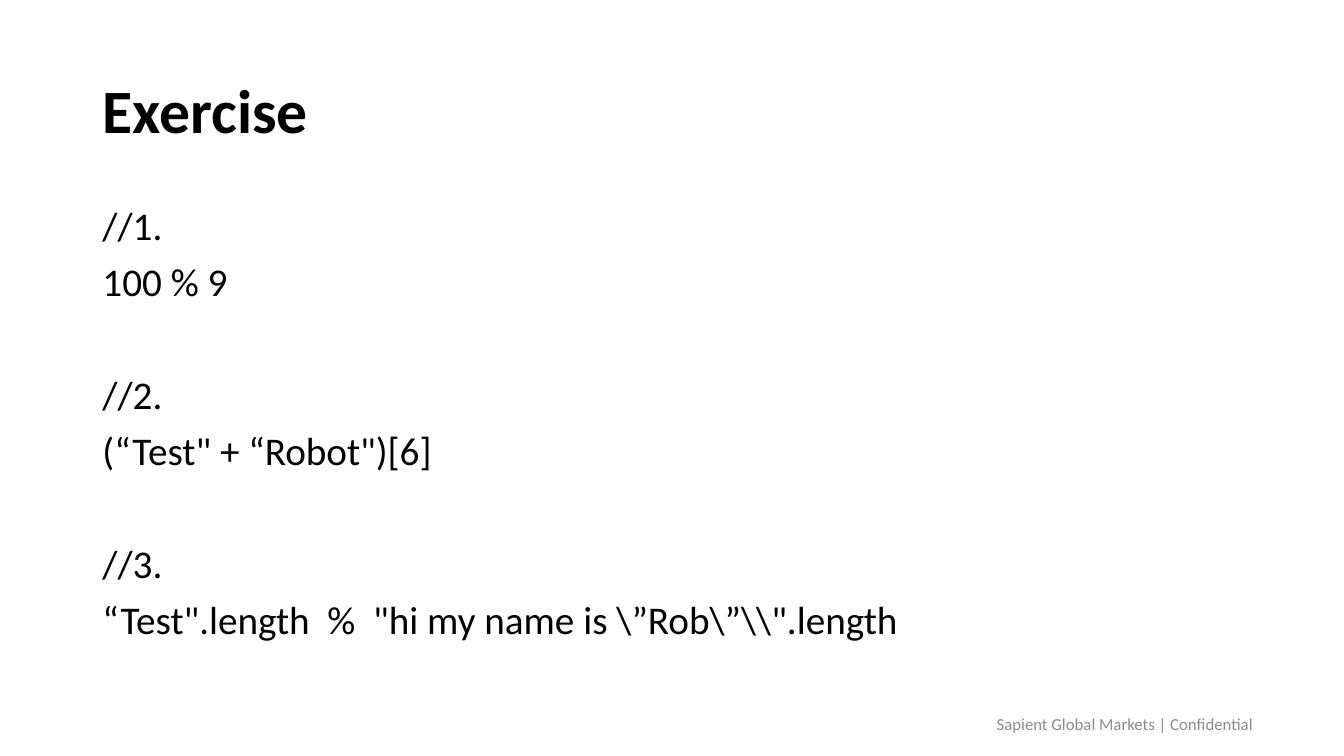
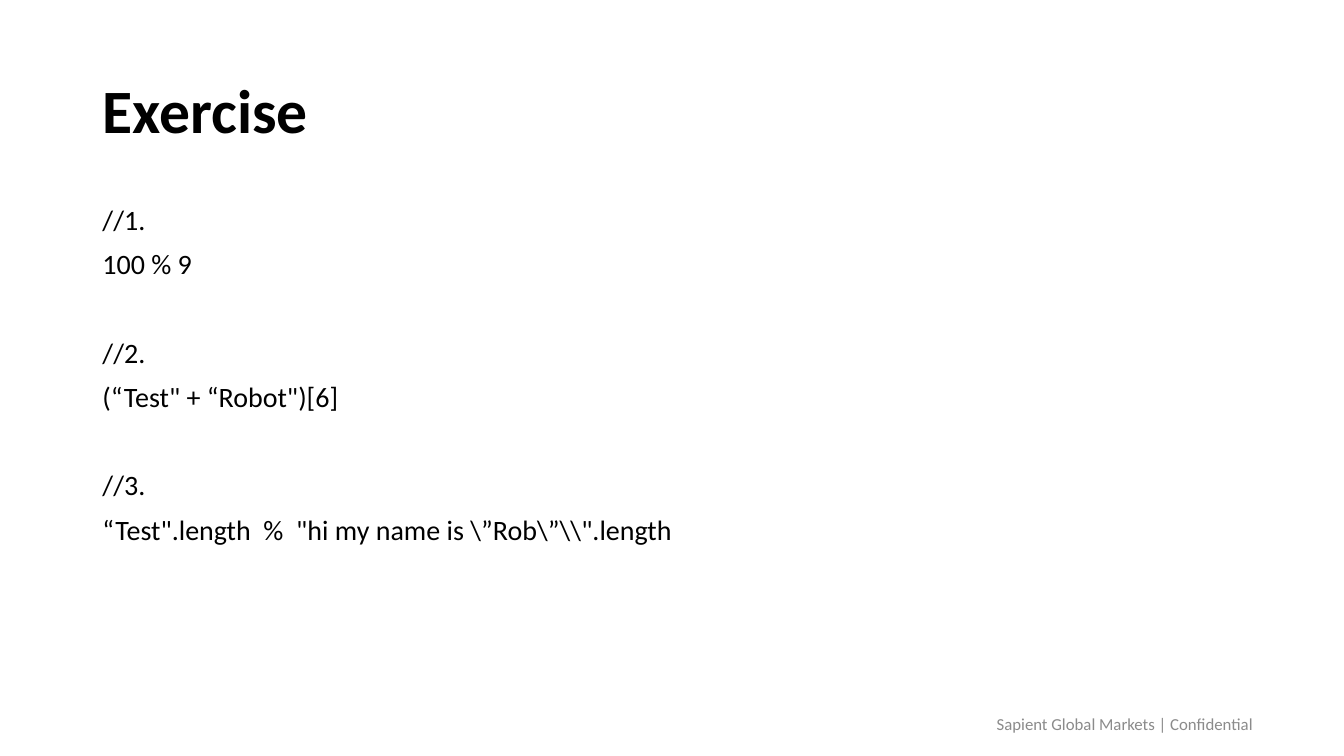
Before and after one commit to himanshu323/demoWebDev, a slide deck: slide 16 of Javascript.pptx. Drawn at 1344x756 pixels with LibreOffice and Linux fonts; fonts in the diff are those of the drawing; background and template pictures are left out. Boxes give left, top, right and bottom in pixels: in the first picture for what was removed or moved away, otherwise in the second. Text is boxed around its words. In the diff, an @@ line names an element or a change of style, - is before the commit and + after.

Commit message:
test

```diff
--- a/Javascript.pptx
+++ b/Javascript.pptx
@@ text "//1." at [102, 210, 671, 545]: size 28 to 20 pt @@
```
Also in this commit, not shown: 6 other slides changed, 13 slides added, 2 slides removed, 21 other files.
